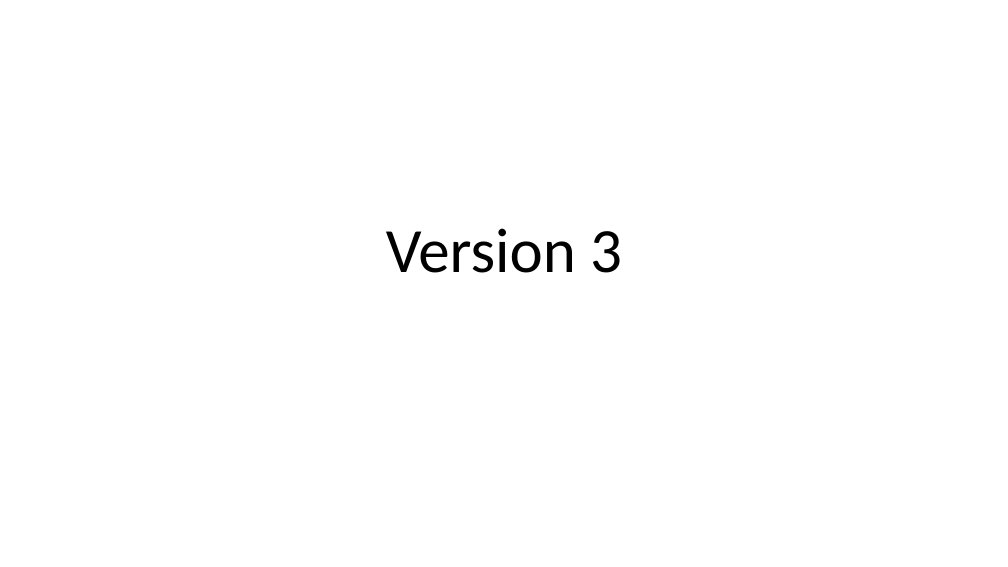
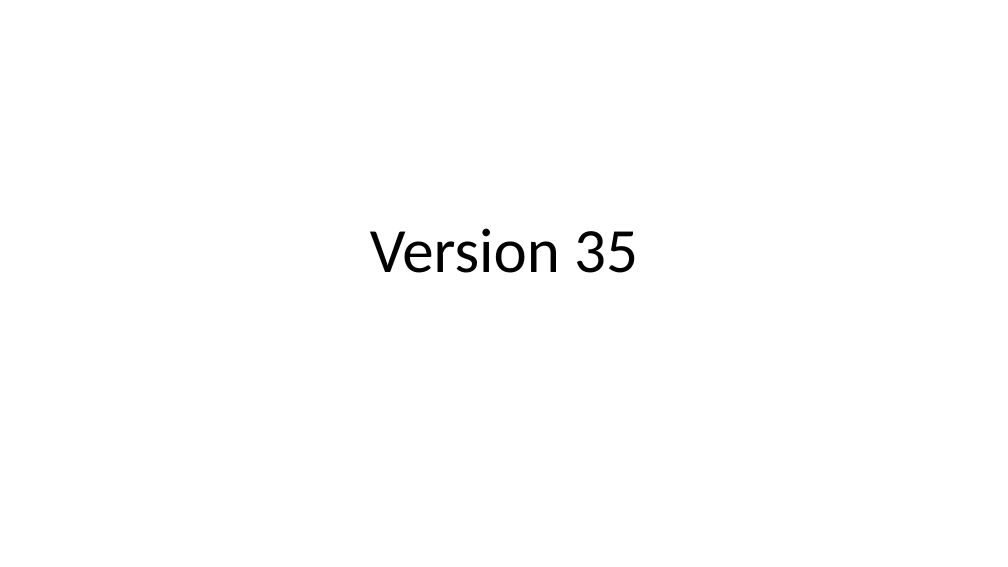
Before and after one commit to Brindley/brindley, a slide deck: slide 1 of PowerPoint/PPTTest.pptx. Drawn at 1008x567 pixels with LibreOffice and Linux fonts; fonts in the diff are those of the drawing. Boxes give left, top, right and bottom in pixels: in the first picture for what was removed or moved away, otherwise in the second. Text is boxed around its words. In the diff, an @@ line names an element or a change of style, - is before the commit and + after.

```diff
--- a/PowerPoint/PPTTest.pptx
+++ b/PowerPoint/PPTTest.pptx
@@ title at <box>370,228,638,273</box>: text changed @@
-Version 3
+Version 35
```
